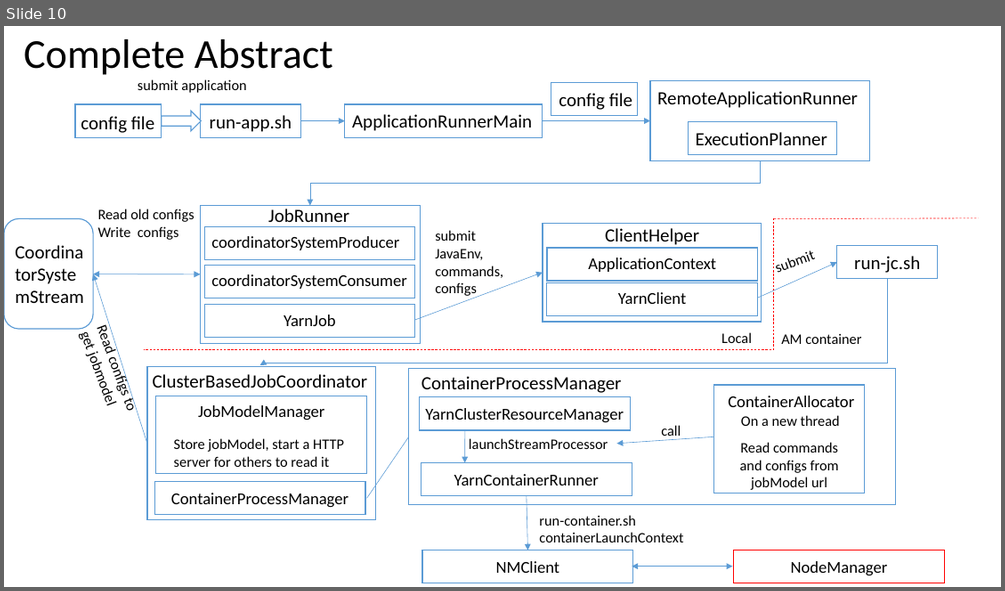
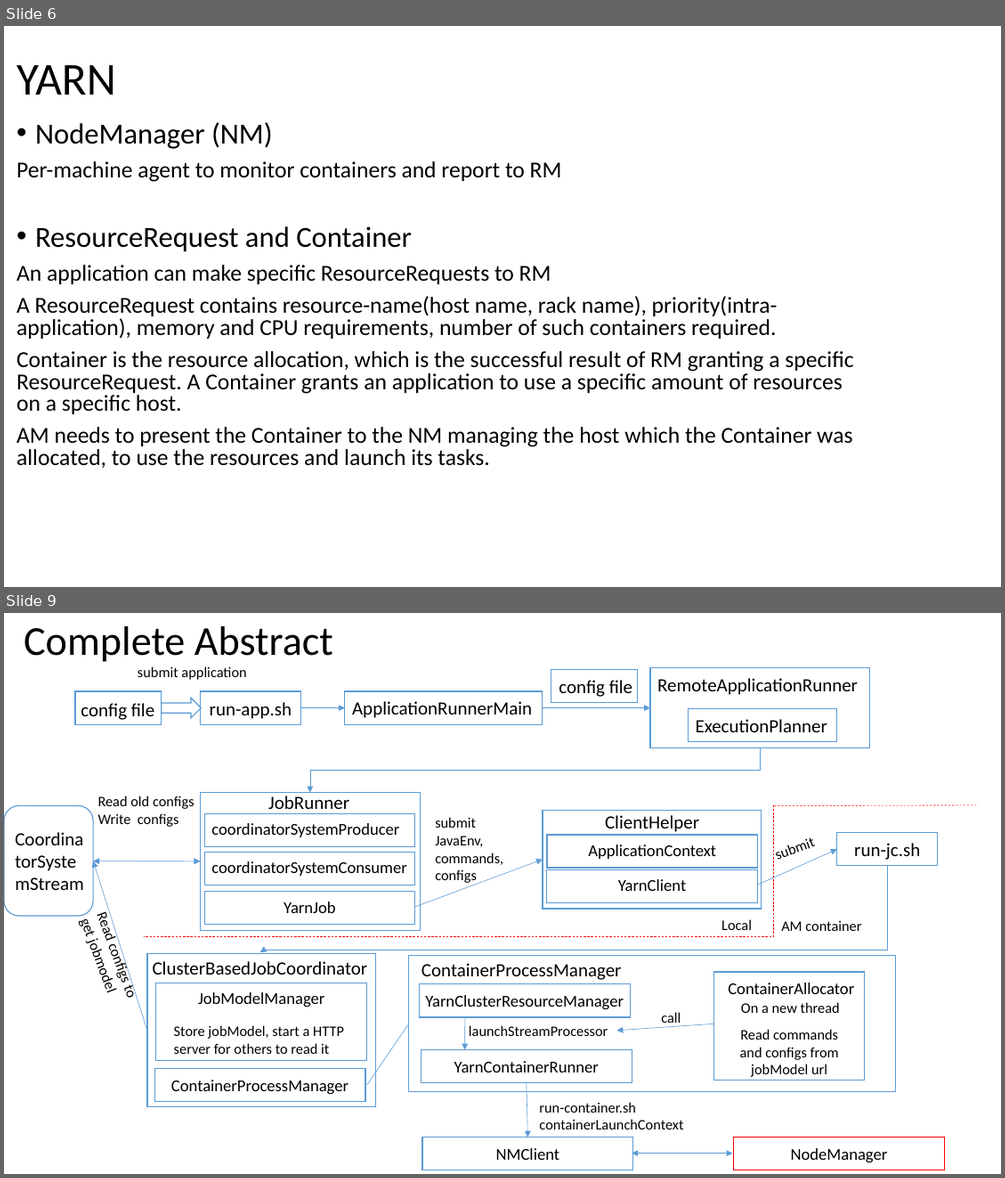
Before and after one commit to Swrrt/Samza-Documents, a slide deck: Documentation/SamzaStructure.pptx. Shown one above the other, each under a label of ours: slide 10 before the commit, slides 6 and 9 after it; the slides between them are not shown. The pictures are 1005x591 and 1005x1178 pixels, drawn with LibreOffice and Linux fonts; fonts in the diff are those of the drawing. Boxes give left, top, right and bottom in pixels: in the first picture for what was removed or moved away, otherwise in the second. Text is boxed around its words. In the diff, an @@ line names an element or a change of style, - is before the commit and + after.

Commit message:
Re-organizing; YARN's introduction completed

```diff
--- a/Documentation/SamzaStructure.pptx
+++ b/Documentation/SamzaStructure.pptx
@@ slide 6 added at box(4, 26, 1001, 587), background #FFFFFF @@
@@ text added at box(16, 65, 116, 95), 44 pt, text #000000 @@
+YARN
@@ text added at box(16, 122, 853, 467), 22 pt, text #000000 @@
+• NodeManager (NM)
+Per-machine agent to monitor containers and report to RM
+• ResourceRequest and Container
+An application can make specific ResourceRequests to RM
+A ResourceRequest contains resource-name(host name, rack name), priority(intra-application), memory and CPU requirements, number of such containers required.
+Container is the resource allocation, which is the successful result of RM granting a specific ResourceRequest. A Container grants an application to use a specific amount of resources on a specific host.
+AM needs to present the Container to the NM managing the host which the Container was allocated, to use the resources and launch its tasks.
@@ what was slide 10 is now slide 9 @@
```
Also in this commit, not shown: 9 slides changed, 5 other slides added.
